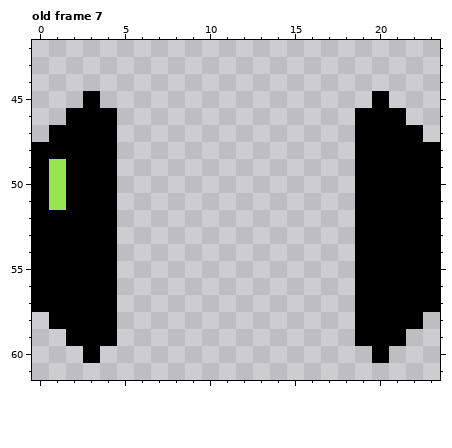
Pixel-art file -- Assets/Resources/aseprite/door_LR.aseprite. Above: the version before the commit.
24x72 pixels, 8 frames. Shown: old frame 7: x 0..23, y 42..61. The commit also changed other frames, which this record leaves out.
Once edited:
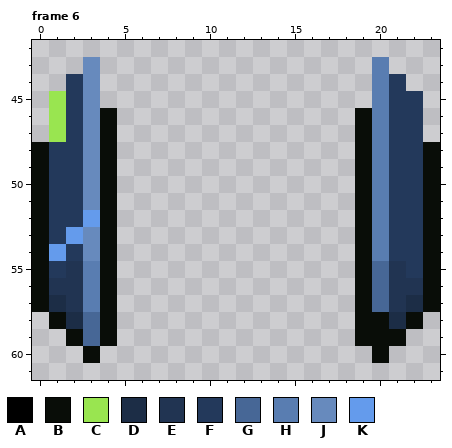
Palette (. is transparent): A #000000  B #090d08  C #99e550  D #1c2d46  E #213452  F #23395b  G #476796  H #597db1  J #678abd  K #649bec
A new or re-ordered frame is compared with the old frame closest to it.
Author's note on the commit: (#87.4) bigger doors LR ! + corrections
Edits made:
layer "em/Layer 3" now hidden
layer "em/Layer 4" now hidden
frames re-ordered
Changed rows in their new state; - is an unchanged pixel.
Frame 6 against old frame 7:
first column x 0:
43 ---J----------------H---
44 --FJ----------------HF--
45 -CFJ----------------HFF-
46 -CFJB--------------BHFF-
47 -CFJB--------------BHFF-
48 BFFJB--------------BHFFB
49 BFFJB--------------BHFFB
50 BFFJB--------------BHFFB
51 BFFJB--------------BHFFB
52 BFFKB--------------BHFFB
53 BFKJB--------------BHFFB
54 BKFJB--------------BHFFB
55 BFEHB--------------BGEFB
56 BEEHB--------------BGEEB
57 BDEHB--------------BGEDB
58 -BDGB--------------BBDB-
59 --BGB--------------BBB--
60 ---B----------------B---
Where, in picture pixels (left, top, right, bottom), the same in both pictures:
changed: (32, 57, 117, 363)
changed: (355, 57, 440, 363)
